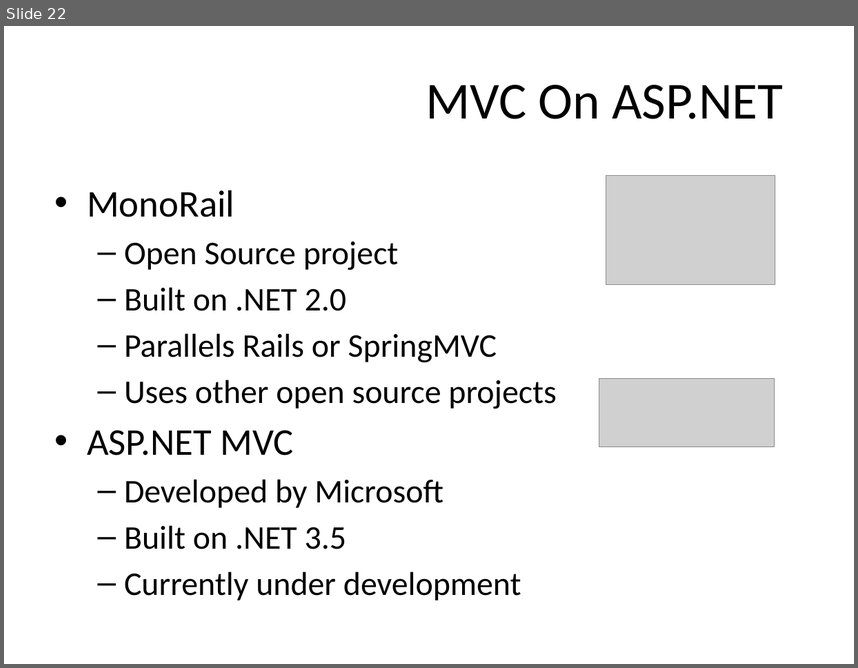
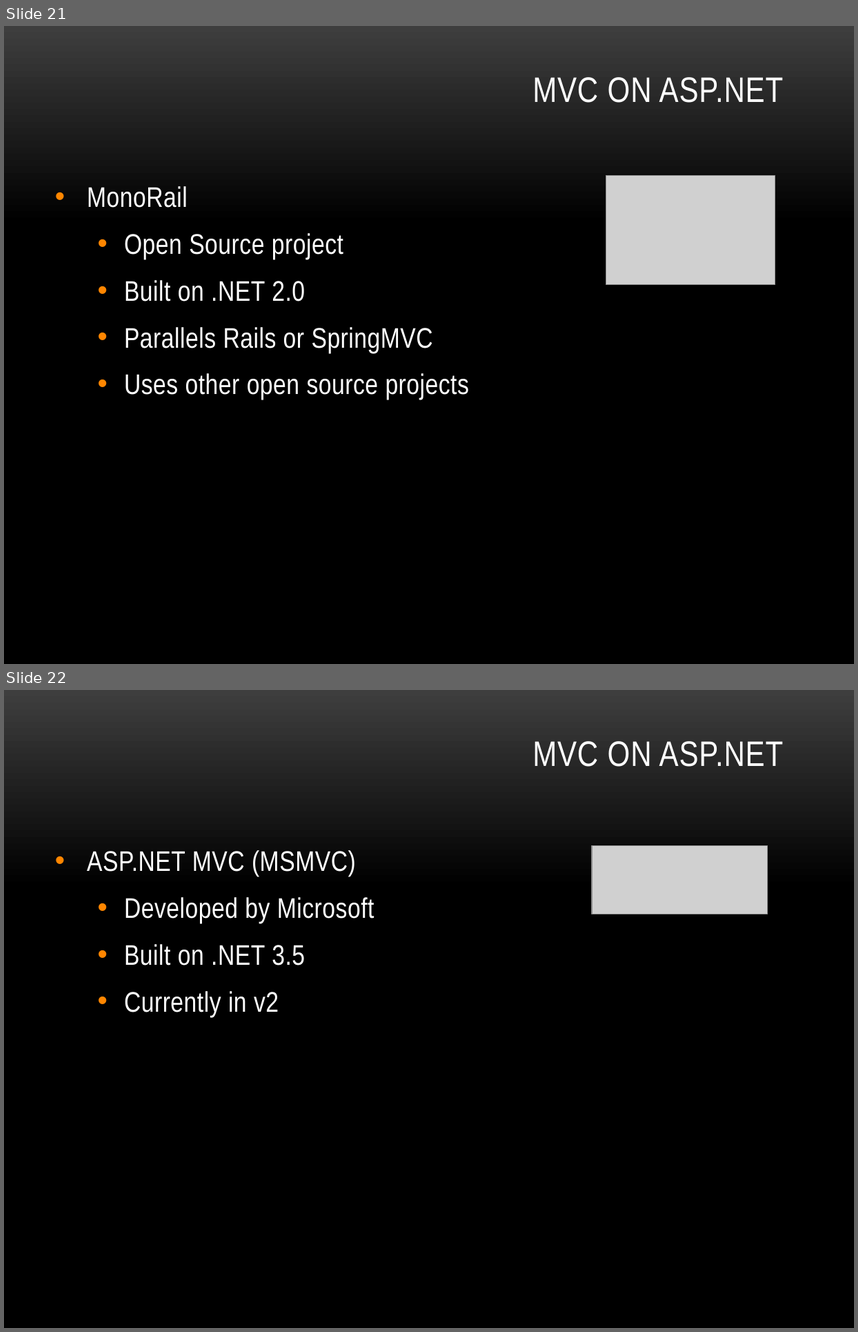
Before and after one commit to lozanotek/zenofmvc, a slide deck: slides/aspnet_mvc_zen.pptx. Shown one above the other, each under a label of ours: slide 22 before the commit, slides 21 and 22 after it. The pictures are 858x668 and 858x1332 pixels, drawn with LibreOffice and Linux fonts; fonts in the diff are those of the drawing; grey boxes stand for pictures; background and template pictures are left out. Boxes give left, top, right and bottom in pixels: in the first picture for what was removed or moved away, otherwise in the second. Text is boxed around its words. In the diff, an @@ line names an element or a change of style, - is before the commit and + after.

```diff
--- a/slides/aspnet_mvc_zen.pptx
+++ b/slides/aspnet_mvc_zen.pptx
@@ slide 22 added at box(4, 690, 854, 1328), background picture (left out) @@
@@ title added at box(533, 741, 784, 767), 30 pt, text #FFFFFF @@
+MVC ON ASP.NET
@@ text added at box(87, 850, 375, 1016), 24 pt, text #FFFFFF @@
+• ASP.NET MVC (MSMVC)
+  • Developed by Microsoft
+  • Built on .NET 3.5
+  • Currently in v2
@@ picture added at box(593, 845, 767, 914) @@
@@ what was slide 22 is now slide 21 @@
@@ slide 21 changed as well @@
@@ background #FFFFFF to picture (left out) @@
@@ title at box(533, 77, 784, 103): text changed; size 44 to 30 pt; font Calibri to Arial Narrow; text colour #000000 to #FFFFFF @@
-MVC On ASP.NET
+MVC ON ASP.NET
@@ text "MonoRail" at box(87, 186, 469, 399): size 32 to 24 pt in "MonoRail"; font Calibri to Arial Narrow, text colour #000000 to #FFFFFF, letter spacing 0 to 0.3 pt, size 28 to 24 pt; more space between paragraphs; bullet – to • @@
@@ picture removed at box(599, 379, 774, 447) @@
@@ text at box(87, 430, 522, 600): paragraphs removed @@
-• ASP.NET MVC
-  – Developed by Microsoft
-  – Built on .NET 3.5
-  – Currently under development
```
Also in this commit, not shown: 23 other slides changed, 3 other slides added, 6 slides removed, 36 other files.
